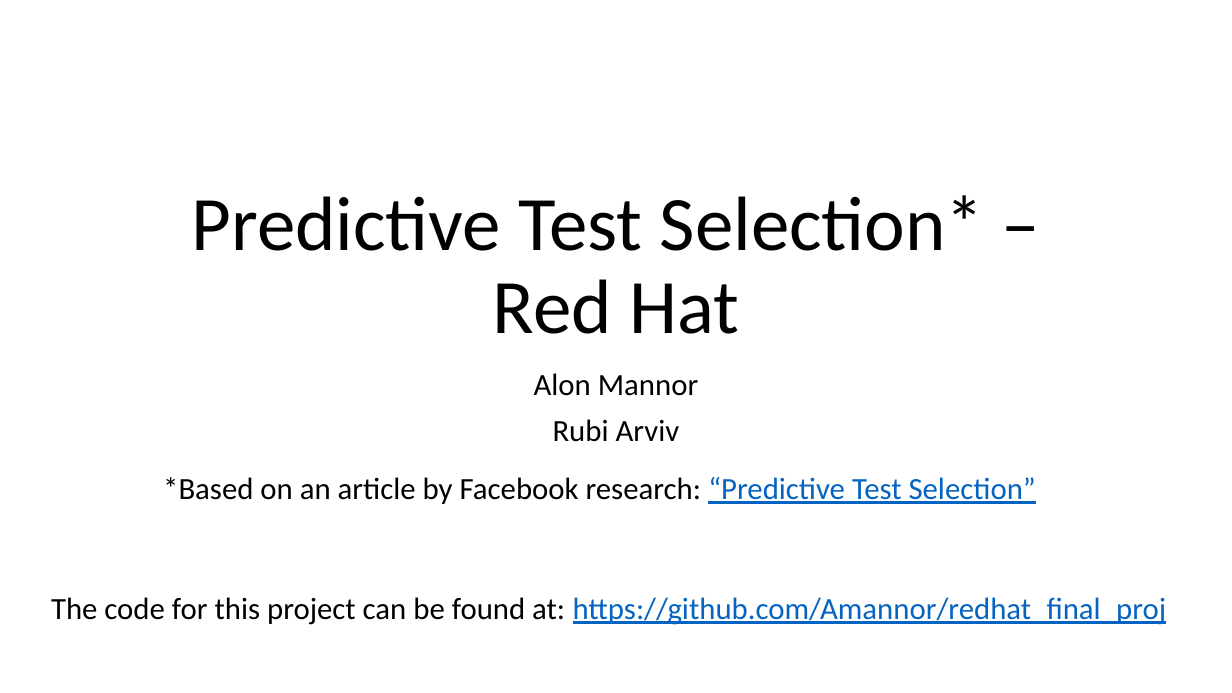
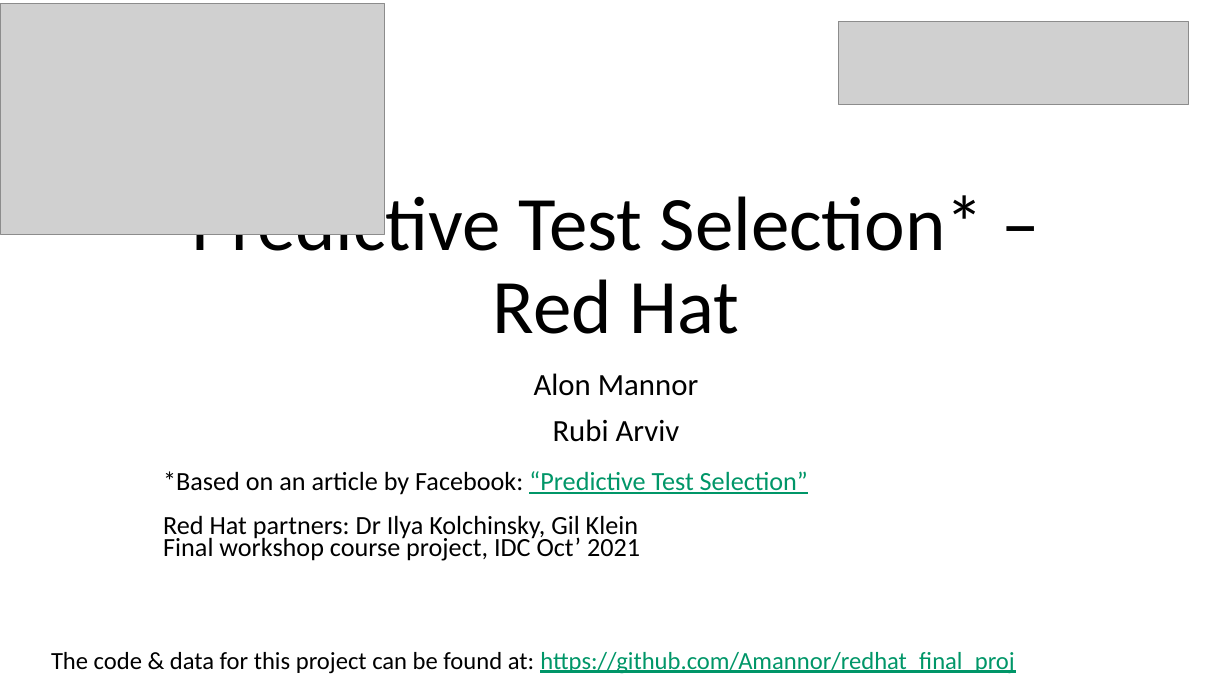
Before and after one commit to Amannor/redhat_final_proj, a slide deck: slide 1 of presentation/Demo_day_redhat_alon_rubi.pptx. Drawn at 1232x693 pixels with LibreOffice and Linux fonts; fonts in the diff are those of the drawing; grey boxes stand for pictures. Boxes give left, top, right and bottom in pixels: in the first picture for what was removed or moved away, otherwise in the second. Text is boxed around its words. In the diff, an @@ line names an element or a change of style, - is before the commit and + after.

```diff
--- a/presentation/Demo_day_redhat_alon_rubi.pptx
+++ b/presentation/Demo_day_redhat_alon_rubi.pptx
@@ picture added at (0, 4, 385, 235) @@
@@ picture added at (839, 21, 1189, 104) @@
@@ title "Predictive Test Selection* – Red ..." rewrapped from (191, 195, 984, 334) to (191, 186, 984, 334) @@
@@ text at (163, 471, 808, 561): text changed; size 24 to 20.4 pt @@
-*Based on an article by Facebook research: “Predictive Test Selection”
+*Based on an article by Facebook: “Predictive Test Selection”
+Red Hat partners: Dr Ilya Kolchinsky, Gil Klein
+Final workshop course project, IDC Oct’ 2021
@@ text at (51, 652, 1014, 674): text changed; size 24 to 19.2 pt; text colour #0563C1 to #009668 @@
-The code for this project can be found at: https://github.com/Amannor/redhat_final_proj
+The code & data for this project can be found at: https://github.com/Amannor/redhat_final_proj
```
Also in this commit, not shown: 4 other slides changed, 10 slides added, 5 slides removed.
